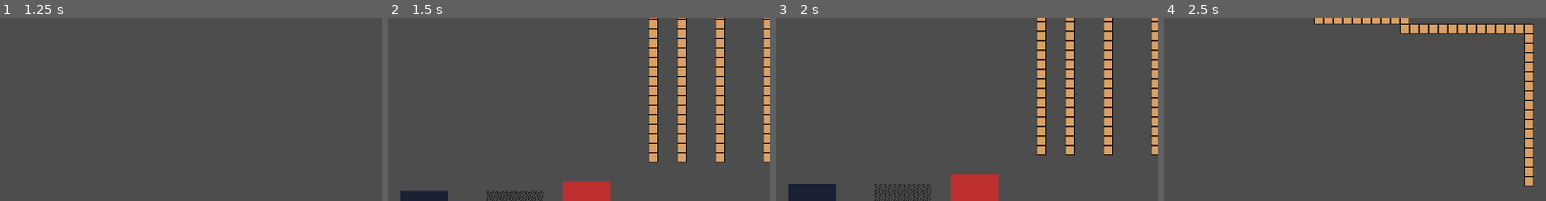
Above: before the commit, frames 1-4 (left to right).
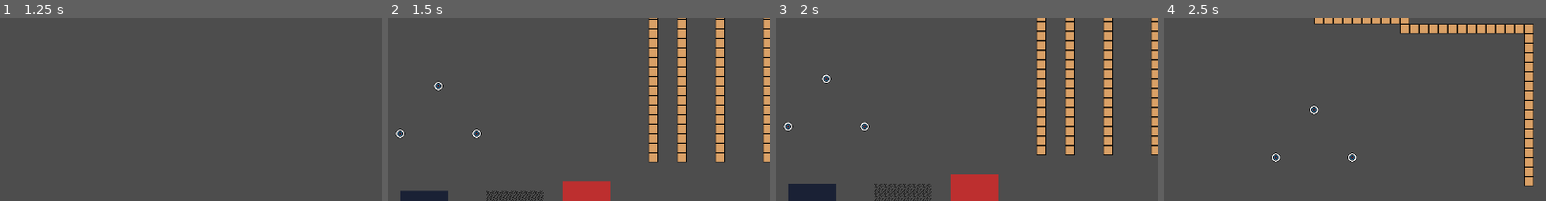
Above: after the commit, the same moments.

Repository: GamesFromANobody/JumpGun
Game: Godot game, scene res://Scenes/UI/main_menu.tscn
The game is run twice, just before and just after one commit, with the same random seed, the same clock (stepped at 60 frames per second) and the same inputs.
Inputs (mouse positions are % of the whole screen's width and height, from its top left):
- Up to frame 1 (1.25 s): click "Level Select" at 0.5 s
- Up to frame 2 (1.5 s): click "Testing" at 1.25 s
- Up to frame 3 (2 s): no input
- Up to frame 4 (2.5 s): tap Enter at 2 s; move the mouse to (72, 36) at 2.02 s; hold D (rotateRight) from 2.03 s (still down); click (72, 36) at 2.1 s
The pictures show only the part of the screen within x 20-70%, y 50-100%; the shares and areas given below are measured in that part.

Frame 1 is identical in both runs. In frame 2, 0.3% of the frame differs, in the area x 2-25%, y 34-66%; in frame 3, 0.3%; in frame 4, 0.3%, in the area x 28-51%, y 47-79%.

Commit message:
Add files via upload

Diff:
--- a/jumpgun/Scenes/Levels/level_test.tscn
+++ b/jumpgun/Scenes/Levels/level_test.tscn
@@ -1,9 +1,14 @@
-[gd_scene load_steps=12 format=4 uid="uid://dlm3wm16584jx"]
+[gd_scene load_steps=22 format=4 uid="uid://dlm3wm16584jx"]
 
+[ext_resource type="Script" path="res://Scripts/level.gd" id="1_4mr4v"]
 [ext_resource type="Texture2D" uid="uid://dn7ptjt1ldmoa" path="res://Import/Textures/temp-BGtiles.png" id="1_la02e"]
 [ext_resource type="Texture2D" uid="uid://btq31pp3yfhde" path="res://Import/Textures/temp-tiles.png" id="2_e7m4p"]
+[ext_resource type="Texture2D" uid="uid://e6tslwetn6xb" path="res://Import/Textures/temp-objects.png" id="3_bciac"]
 [ext_resource type="PackedScene" uid="uid://cbjntngcsfkmj" path="res://Scenes/player.tscn" id="3_p1ivc"]
 [ext_resource type="Texture2D" uid="uid://dwn6p66vlrwmh" path="res://Import/Textures/temp-FGtiles.png" id="4_3itlo"]
+[ext_resource type="Script" path="res://Scripts/object_creation.gd" id="4_h2bnh"]
+[ext_resource type="Texture2D" uid="uid://cv185kyfkbp82" path="res://Import/Textures/temp-enemies.png" id="5_f2crb"]
+[ext_resource type="Script" path="res://Scripts/enemy_creation.gd" id="6_l6xij"]
 
 [sub_resource type="TileMapPattern" id="TileMapPattern_jt5n0"]
 tile_data = PackedInt32Array(0, 65536, 0, 65536, 65536, 0, 131072, 65536, 0, 196608, 65536, 0, 262144, 0, 0, 1, 65536,  …(293 unchanged characters)…
@@ -29,6 +34,29 @@
 sources/0 = SubResource("TileSetAtlasSource_u7gbc")
 pattern_0 = SubResource("TileMapPattern_jt5n0")
 
+[sub_resource type="TileMapPattern" id="TileMapPattern_3b5fg"]
+tile_data = PackedInt32Array(0, 65536, 0, 65536, 65536, 0, 131072, 65536, 0, 196608, 65536, 0, 262144, 0, 0, 1, 65536, 0, 65537, 65536, 0, 131073, 65536, 0, 196609, 65536, 0, 262145, 0, 0, 2, 65536, 0, 65538, 65536, 0, 131074, 65536, 0, 196610, 65536, 0, 262146, 0, 0, 3, 65536, 0, 65539, 65536, 0, 131075, 65536, 0, 196611, 65536, 0, 262147, 0, 0, 4, 0, 0, 65540, 0, 0, 131076, 0, 0, 196612, 0, 0, 262148, 0, 0)
+
+[sub_resource type="TileSetAtlasSource" id="TileSetAtlasSource_178cl"]
+texture = ExtResource("3_bciac")
+0:0/0 = 0
+1:0/0 = 0
+
+[sub_resource type="TileSet" id="TileSet_sewuu"]
+physics_layer_0/collision_layer = 1
+sources/0 = SubResource("TileSetAtlasSource_178cl")
+pattern_0 = SubResource("TileMapPattern_3b5fg")
+
+[sub_resource type="TileSetAtlasSource" id="TileSetAtlasSource_v4i8r"]
+texture = ExtResource("5_f2crb")
+0:0/0 = 0
+1:0/0 = 0
+
+[sub_resource type="TileSet" id="TileSet_a7hbx"]
+physics_layer_0/collision_layer = 1
+sources/0 = SubResource("TileSetAtlasSource_v4i8r")
+pattern_0 = SubResource("TileMapPattern_3b5fg")
+
 [sub_resource type="TileSetAtlasSource" id="TileSetAtlasSource_qqxtj"]
 texture = ExtResource("4_3itlo")
 0:0/0 = 0
@@ -39,7 +67,9 @@
 sources/0 = SubResource("TileSetAtlasSource_qqxtj")
 pattern_0 = SubResource("TileMapPattern_jt5n0")
 
-[node name="level_test" type="Node2D"]
+[node name="level_test" type="Node2D" node_paths=PackedStringArray("player")]
+script = ExtResource("1_4mr4v")
+player = NodePath("Player")
 
 [node name="BackGround" type="TileMapLayer" parent="."]
 tile_map_data = PackedByteArray("AADt/xEAAAABAAAAAADt/xIAAAABAAAAAADt/xMAAAABAAAAAADs/xMAAAABAAAAAADr/xMAAAABAAAAAADq/x …(544 unchanged characters)…
@@ -49,6 +79,15 @@
 tile_map_data = PackedByteArray("AAADAAUAAAAAAAAAAAADAAQAAAAAAAAAAAADAAMAAAAAAAAAAAADAAIAAAAAAAAAAAADAAEAAAAAAAAAAAADAA …(17776 unchanged characters)…
 tile_set = SubResource("TileSet_66apd")
 
+[node name="Objects" type="TileMapLayer" parent="."]
+tile_map_data = PackedByteArray("AADp/wsAAAAAAAAAAADt/wYAAAAAAAAAAADx/wsAAAAAAAAAAAD8/wsAAAABAAAAAAA=")
+tile_set = SubResource("TileSet_sewuu")
+script = ExtResource("4_h2bnh")
+
+[node name="Enemies" type="TileMapLayer" parent="."]
+tile_set = SubResource("TileSet_a7hbx")
+script = ExtResource("6_l6xij")
+
 [node name="Player" parent="." instance=ExtResource("3_p1ivc")]
 position = Vector2(2, -74)
 
--- /dev/null
+++ b/jumpgun/Scenes/Objects/target.tscn
@@ -0,0 +1,15 @@
+[gd_scene load_steps=3 format=3 uid="uid://svdwkte1gs7t"]
+
+[ext_resource type="Texture2D" uid="uid://e6tslwetn6xb" path="res://Import/Textures/temp-objects.png" id="1_e2ali"]
+
+[sub_resource type="CircleShape2D" id="CircleShape2D_jwmfy"]
+radius = 8.0
+
+[node name="Target" type="StaticBody2D"]
+
+[node name="CollisionShape2D" type="CollisionShape2D" parent="."]
+shape = SubResource("CircleShape2D_jwmfy")
+
+[node name="Sprite2D" type="Sprite2D" parent="."]
+texture = ExtResource("1_e2ali")
+hframes = 2
--- a/jumpgun/Scenes/UI/level_select.tscn
+++ b/jumpgun/Scenes/UI/level_select.tscn
@@ -13,6 +13,7 @@
 
 [node name="AspectRatioContainer" type="AspectRatioContainer" parent="."]
 custom_minimum_size = Vector2(1280, 720)
+layout_mode = 0
 offset_right = 40.0
 offset_bottom = 40.0
 
--- a/jumpgun/Scenes/level_base.tscn
+++ b/jumpgun/Scenes/level_base.tscn
@@ -1,10 +1,14 @@
-[gd_scene load_steps=13 format=3 uid="uid://yo74n18pbk7b"]
+[gd_scene load_steps=22 format=3 uid="uid://yo74n18pbk7b"]
 
 [ext_resource type="Script" path="res://Scripts/level.gd" id="1_geril"]
 [ext_resource type="Texture2D" uid="uid://dn7ptjt1ldmoa" path="res://Import/Textures/temp-BGtiles.png" id="2_022sy"]
 [ext_resource type="PackedScene" uid="uid://cbjntngcsfkmj" path="res://Scenes/player.tscn" id="2_p20sl"]
 [ext_resource type="Texture2D" uid="uid://btq31pp3yfhde" path="res://Import/Textures/temp-tiles.png" id="2_tf3oq"]
+[ext_resource type="Texture2D" uid="uid://e6tslwetn6xb" path="res://Import/Textures/temp-objects.png" id="4_34oqg"]
+[ext_resource type="Texture2D" uid="uid://cv185kyfkbp82" path="res://Import/Textures/temp-enemies.png" id="5_23b1i"]
+[ext_resource type="Script" path="res://Scripts/object_creation.gd" id="5_pixo4"]
 [ext_resource type="Texture2D" uid="uid://dwn6p66vlrwmh" path="res://Import/Textures/temp-FGtiles.png" id="5_v3tyw"]
+[ext_resource type="Script" path="res://Scripts/enemy_creation.gd" id="7_p0tcv"]
 
 [sub_resource type="TileMapPattern" id="TileMapPattern_jt5n0"]
 tile_data = PackedInt32Array(0, 65536, 0, 65536, 65536, 0, 131072, 65536, 0, 196608, 65536, 0, 262144, 0, 0, 1, 65536,  …(293 unchanged characters)…
@@ -30,6 +34,29 @@
 sources/0 = SubResource("TileSetAtlasSource_ewnqe")
 pattern_0 = SubResource("TileMapPattern_jt5n0")
 
+[sub_resource type="TileMapPattern" id="TileMapPattern_3b5fg"]
+tile_data = PackedInt32Array(0, 65536, 0, 65536, 65536, 0, 131072, 65536, 0, 196608, 65536, 0, 262144, 0, 0, 1, 65536, 0, 65537, 65536, 0, 131073, 65536, 0, 196609, 65536, 0, 262145, 0, 0, 2, 65536, 0, 65538, 65536, 0, 131074, 65536, 0, 196610, 65536, 0, 262146, 0, 0, 3, 65536, 0, 65539, 65536, 0, 131075, 65536, 0, 196611, 65536, 0, 262147, 0, 0, 4, 0, 0, 65540, 0, 0, 131076, 0, 0, 196612, 0, 0, 262148, 0, 0)
+
+[sub_resource type="TileSetAtlasSource" id="TileSetAtlasSource_mqb3i"]
+texture = ExtResource("4_34oqg")
+0:0/0 = 0
+1:0/0 = 0
+
+[sub_resource type="TileSet" id="TileSet_77nwm"]
+physics_layer_0/collision_layer = 1
+sources/0 = SubResource("TileSetAtlasSource_mqb3i")
+pattern_0 = SubResource("TileMapPattern_3b5fg")
+
+[sub_resource type="TileSetAtlasSource" id="TileSetAtlasSource_wqxwj"]
+texture = ExtResource("5_23b1i")
+0:0/0 = 0
+1:0/0 = 0
+
+[sub_resource type="TileSet" id="TileSet_u1vo5"]
+physics_layer_0/collision_layer = 1
+sources/0 = SubResource("TileSetAtlasSource_wqxwj")
+pattern_0 = SubResource("TileMapPattern_3b5fg")
+
 [sub_resource type="TileSetAtlasSource" id="TileSetAtlasSource_8vw4t"]
 texture = ExtResource("5_v3tyw")
 0:0/0 = 0
@@ -40,8 +67,9 @@
 sources/0 = SubResource("TileSetAtlasSource_8vw4t")
 pattern_0 = SubResource("TileMapPattern_jt5n0")
 
-[node name="Level_Base" type="Node2D"]
+[node name="Level_Base" type="Node2D" node_paths=PackedStringArray("player")]
 script = ExtResource("1_geril")
+player = NodePath("Player")
 
 [node name="BackGround" type="TileMapLayer" parent="."]
 tile_set = SubResource("TileSet_54gwe")
@@ -49,6 +77,14 @@
 [node name="Level" type="TileMapLayer" parent="."]
 tile_set = SubResource("TileSet_pgfi7")
 
+[node name="Objects" type="TileMapLayer" parent="."]
+tile_set = SubResource("TileSet_77nwm")
+script = ExtResource("5_pixo4")
+
+[node name="Enemies" type="TileMapLayer" parent="."]
+tile_set = SubResource("TileSet_u1vo5")
+script = ExtResource("7_p0tcv")
+
 [node name="Player" parent="." instance=ExtResource("2_p20sl")]
 
 [node name="ForeGround" type="TileMapLayer" parent="."]
--- /dev/null
+++ b/jumpgun/Scripts/enemy_creation.gd
@@ -0,0 +1,19 @@
+extends TileMapLayer
+
+var enemies = [
+	preload("res://Scenes/Objects/target.tscn")
+]
+
+# Called when the node enters the scene tree for the first time.
+func _ready() -> void:
+	print("Creating Objects")
+	for cell in get_used_cells_by_id(0, Vector2i(0, 0)):
+		print("Ceating enemy1 at " + str(cell)) #create target
+		createObject(0, cell)
+		set_cell(cell, 0, Vector2i(-1, -1))
+
+
+func createObject(index, pos):
+	var newObj = enemies[index].instantiate()
+	newObj.position = pos * 16
+	add_child(newObj)
--- a/jumpgun/Scripts/level.gd
+++ b/jumpgun/Scripts/level.gd
@@ -6,9 +6,11 @@
 signal changeGameSpeed(newSpeed : float) #Setter, the recieving node should just apply this value
 
 var isPaused : bool = false
+@export var player : Player
 
 func _ready() -> void:
 	pass
+
 
 func _process(_delta: float) -> void:
 	pass
--- /dev/null
+++ b/jumpgun/Scripts/object_creation.gd
@@ -0,0 +1,21 @@
+extends TileMapLayer
+
+var objects = [
+	preload("res://Scenes/Objects/target.tscn")
+]
+
+# Called when the node enters the scene tree for the first time.
+func _ready() -> void:
+	print("Creating Objects")
+	for cell in get_used_cells_by_id(0, Vector2i(0, 0)):
+		print("Ceating target at " + str(cell)) #create target
+		createObject(0, cell)
+		set_cell(cell, 0, Vector2i(-1, -1))
+	for cell in get_used_cells_by_id(0, Vector2i(1, 0)):
+		print("TODO Creating Ammo at " + str(cell))
+		set_cell(cell, 0, Vector2i(-1, -1))
+
+func createObject(index, pos):
+	var newObj = objects[index].instantiate()
+	newObj.position = pos * 16
+	add_child(newObj)
Binary file added: jumpgun/Import/Textures/temp-enemies.png
Not shown, added: jumpgun/Import/Textures/temp-enemies.png.import
Binary file added: jumpgun/Import/Textures/temp-objects.png
Not shown, added: jumpgun/Import/Textures/temp-objects.png.import
